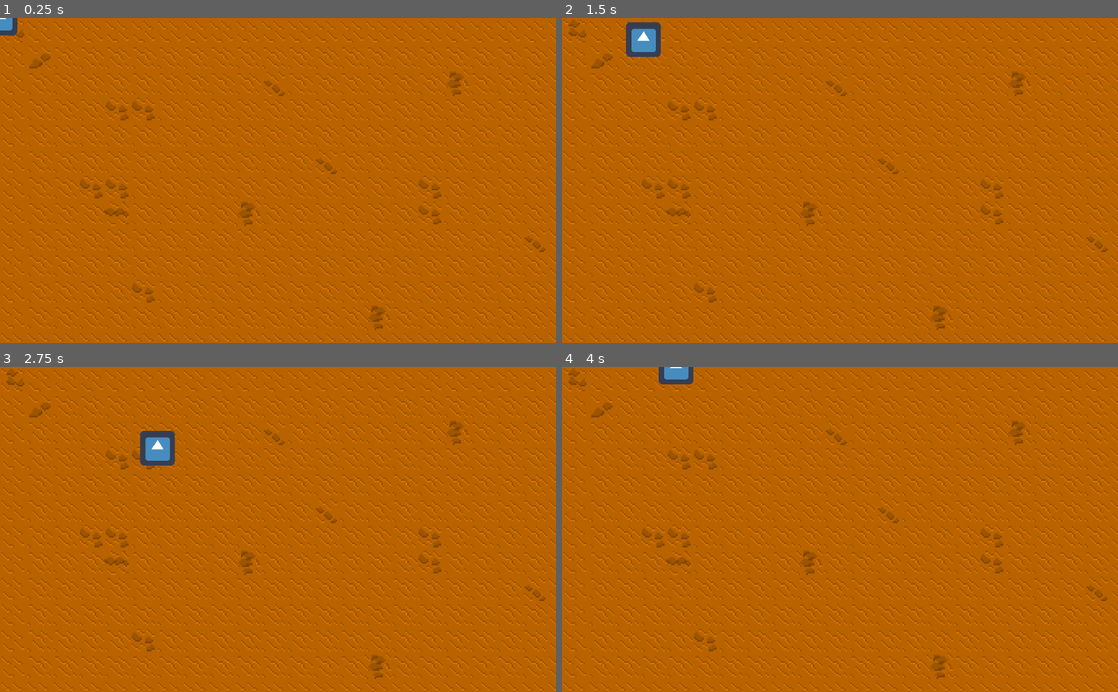
Above: before the commit, frames 1-4 (two rows, left to right).
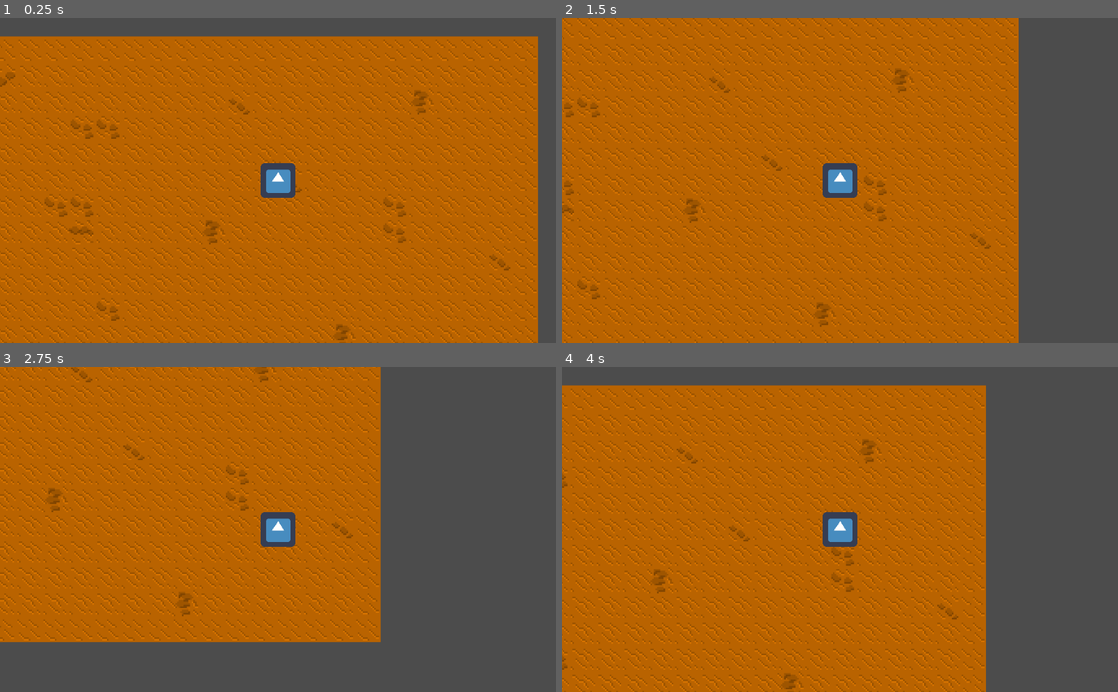
Above: after the commit, the same moments.

Repository: AlixBarreaux/feltari
Game: Godot game, scene res://Scenes/World.tscn
Same seed, same stepped clock (60 frames per second), same inputs: the game is played once before the commit and once after it. The engine's default icon, where the game draws it, is replaced by a stand-in: a white triangle on a blue panel in a dark square.
Inputs:
- Up to frame 1 (0.25 s): no input
- Up to frame 2 (1.5 s): tap Enter at 0.5 s; hold D (move_right) 0.53-1.28 s; hold S (move_down) from 1.28 s (still down)
- Up to frame 3 (2.75 s): release S (move_down) at 2.03 s; hold D (move_right) from 2.03 s (still down)
- Up to frame 4 (4 s): release D (move_right) at 2.78 s; hold Z (move_up) 2.78-3.53 s; hold Q (move_left) from 3.53 s (still down)

The runs differ from the first frame. In frame 1, 32% of the frame differs, in the area x 0-100%, y 0-100%; in frame 2, 39%; in frame 3, 57%; in frame 4, 47%.

Commit message:
add camera to player

Diff:
--- a/Scenes/Creatures/Player.tscn
+++ b/Scenes/Creatures/Player.tscn
@@ -72,3 +72,6 @@
 "anims/Move Left" = SubResource( 11 )
 "anims/Move Right" = SubResource( 12 )
 "anims/Move Up" = SubResource( 13 )
+
+[node name="Camera2D" type="Camera2D" parent="."]
+current = true
--- a/Scenes/World.tscn
+++ b/Scenes/World.tscn
@@ -159,3 +159,4 @@
 format = 1
 
 [node name="Player" parent="." instance=ExtResource( 1 )]
+position = Vector2( 577, 266 )
